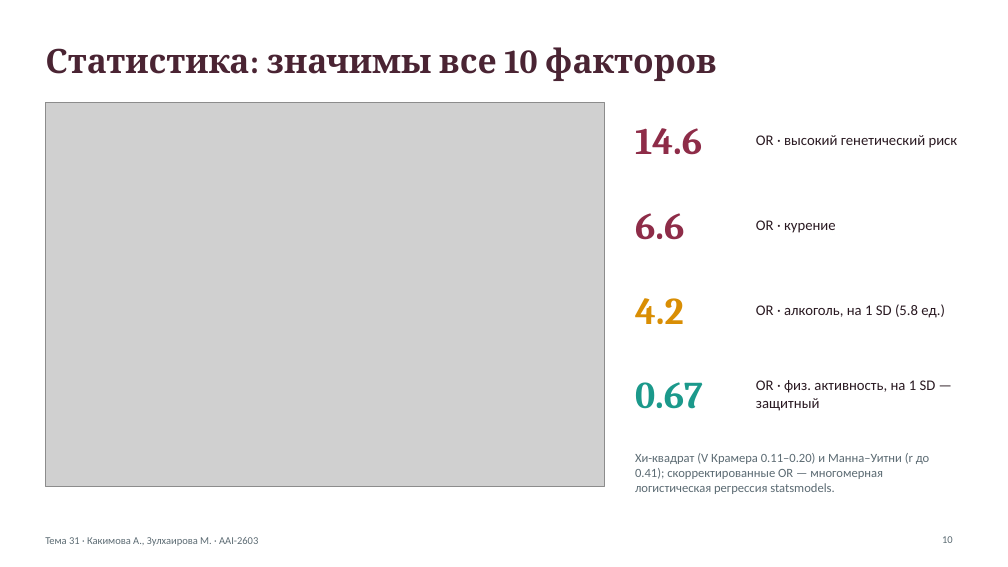
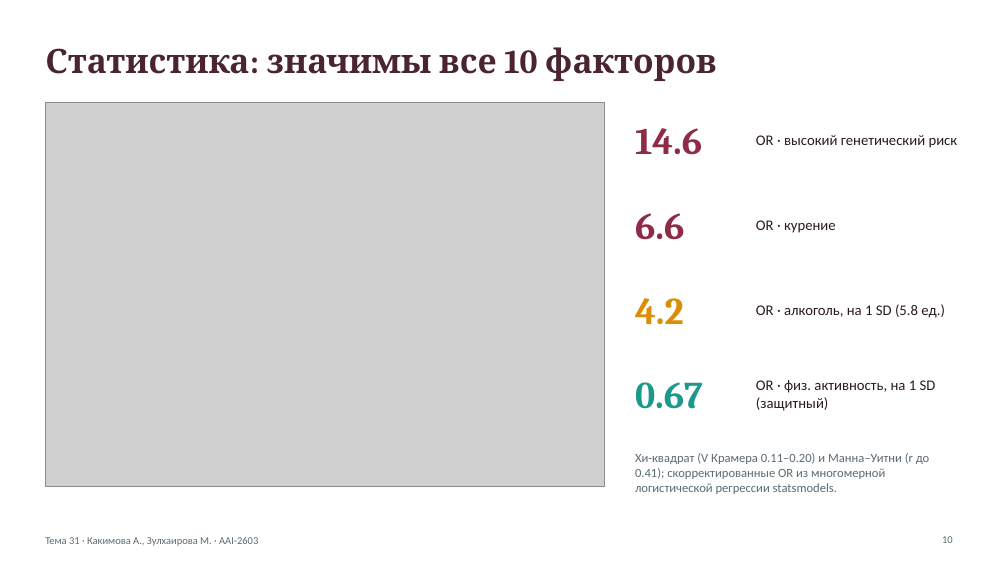
Before and after one commit to kakimovaazhar-coder/liver-disease-prediction, a slide deck: slide 10 of presentation/Presentation_Liver_Disease_Kakimova_Zulkhairova.pptx. Drawn at 1008x567 pixels with LibreOffice and Linux fonts; fonts in the diff are those of the drawing; grey boxes stand for pictures. Boxes give left, top, right and bottom in pixels: in the first picture for what was removed or moved away, otherwise in the second. Text is boxed around its words. In the diff, an @@ line names an element or a change of style, - is before the commit and + after.

```diff
--- a/presentation/Presentation_Liver_Disease_Kakimova_Zulkhairova.pptx
+++ b/presentation/Presentation_Liver_Disease_Kakimova_Zulkhairova.pptx
@@ text at [756,380,936,411]: text changed @@
-OR · физ. активность, на 1 SD — защитный
+OR · физ. активность, на 1 SD (защитный)
@@ text at [635,453,930,494]: text changed @@
-Хи-квадрат (V Крамера 0.11–0.20) и Манна–Уитни (r до 0.41); скорректированные OR — многомерная логистическая регрессия statsmodels.
+Хи-квадрат (V Крамера 0.11–0.20) и Манна–Уитни (r до 0.41); скорректированные OR из многомерной логистической регрессии statsmodels.
```
Also in this commit, not shown: 8 other slides changed, 1 other file.
